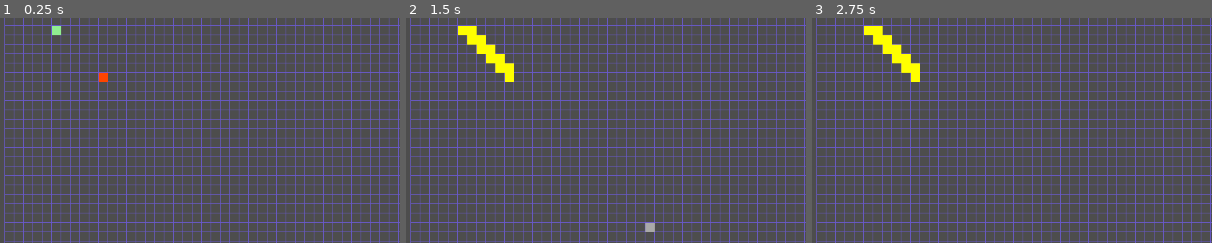
Above: before the commit, frames 1-3 (left to right).
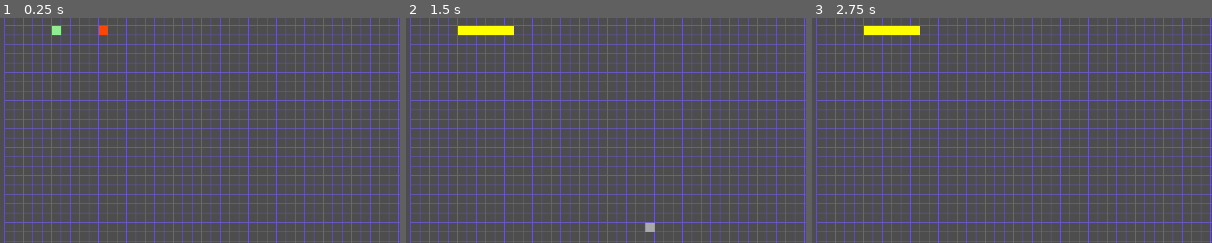
Above: after the commit, the same moments.

Repository: 12xsunx12/a--visualizer
Game: Godot game, scene res://Scenes/main.tscn
The game is run twice, just before and just after one commit, with the same random seed, the same clock (stepped at 60 frames per second) and the same inputs.
Inputs (mouse positions are % of the whole screen's width and height, from its top left):
- Up to frame 1 (0.25 s): no input
- Up to frame 2 (1.5 s): tap Enter (ui_accept) at 0.5, 0.77, 1.25 s; move the mouse to (72, 45) at 0.52 s; tap E (press_e) at 0.6, 1.35 s; click (72, 45) at 0.67 s; move the mouse to (30, 55) at 1.27 s; click (30, 55) at 1.42 s
- Up to frame 3 (2.75 s): tap Enter (ui_accept) at 1.52, 2 s; move the mouse to (60, 28) at 2.02 s; tap E (press_e) at 2.1 s; click (60, 28) at 2.17 s
The pictures show only the part of the screen within x 0-50%, y 9-59%; the shares and areas given below are measured in that part.

The runs differ from the first frame. In frame 1, 0.2% of the frame differs, in the area x 24-27%, y 3-29%; in frame 2, 1.3%, in the area x 15-27%, y 3-29%; in frame 3, 1.3%.

Commit message:
WALLS ARE WORKINGgit status!

Diff:
--- a/Scenes/astar3.gd
+++ b/Scenes/astar3.gd
@@ -13,7 +13,7 @@
 var curr_node: Nod = null 								# popped node being evald
 var pri_que: Array 						# the priority que
 var path: Array = [] 									# the constructed shortest path
-var max_evaluations = 500 								# if astar can't find end in 5000 searches, throw error
+var max_evaluations = 10000 							# if astar can't find end in 5000 searches, throw error
 
 # // - - - - - - - - - - - - - - - - - - - - - - - - -
 func _process(delta):
@@ -46,6 +46,18 @@
 			left_exist = true
 		if node_right.pos == vis_node.pos:
 			right_exist = true
+
+	# see if nodes are a wall
+	for x in Global.grid.size.x:
+		for y in Global.grid.size.y:
+			if Global.grid.is_point_solid(Vector2i(x, y)) && node_right.pos == Vector2i(x, y):
+				right_exist = true
+			if Global.grid.is_point_solid(Vector2i(x, y)) && node_left.pos == Vector2i(x, y):
+				left_exist = true
+			if Global.grid.is_point_solid(Vector2i(x, y)) && node_down.pos == Vector2i(x, y):
+				down_exist = true
+			if Global.grid.is_point_solid(Vector2i(x, y)) && node_up.pos == Vector2i(x, y):
+				up_exist = true
 
 	# add nodes to que
 	if !down_exist:
@@ -108,7 +120,7 @@
 			_get_adj_nodes(curr_node) # explore adjacent nodes
 			_place_lowest_f_at_front() # find lowest f node, and place at front of que
 			path.append(pri_que.front()) # append the chosen node
-			# debug_print_f()
+			debug_print_f()
 			counter += 1
 
 # // - - - - - - - - - - - - - - - - - - - - - - - - -
--- a/Scenes/global.gd
+++ b/Scenes/global.gd
@@ -1,5 +1,6 @@
 extends Node2D
 
 var start_pos 	= Vector2i(5,5)
-var end_pos 	= Vector2i(10,10)
+var end_pos 	= Vector2i(10,5)
 var cell_size 	= Vector2i(15,15) # the size of the actual boxes in the grid
+var grid = AStarGrid2D.new()
--- a/Scenes/grid3.gd
+++ b/Scenes/grid3.gd
@@ -1,7 +1,7 @@
 extends Node2D
 
 # // - - - - - - - - - - - - - - - - - - - - - - - - -
-var grid = AStarGrid2D.new() # the grid object itself
+ # the grid object itself
 var grid_size: Vector2i
 var cell_size = Global.cell_size
 var mouse_pressed = false
@@ -21,8 +21,8 @@
 func _process(delta):
 	if mouse_pressed:
 		var pos = Vector2i(get_global_mouse_position()) / cell_size
-		if grid.is_in_boundsv(pos):
-			grid.set_point_solid(pos, true)
+		if Global.grid.is_in_boundsv(pos):
+			Global.grid.set_point_solid(pos, true)
 		queue_redraw()
 
 
@@ -32,17 +32,17 @@
 # // - - - - - - - - - - - - - - - - - - - - - - - - -
 func _create_grid() -> void:
 	grid_size = Vector2i(get_viewport_rect().size) / cell_size
-	grid.size = grid_size
-	grid.cell_size = cell_size
-	grid.offset = cell_size / 2
-	grid.update()
+	Global.grid.size = grid_size
+	Global.grid.cell_size = cell_size
+	Global.grid.offset = cell_size / 2
+	Global.grid.update()
 
 # // - - - - - - - - - - - - - - - - - - - - - - - - -
 func _draw_grid():
-	for rows in grid.size.x + 1:
+	for rows in Global.grid.size.x + 1:
 		draw_line(Vector2(rows * cell_size.x, 0), Vector2(rows * cell_size.x, grid_size.y * cell_size.y), Color.SLATE_BLUE, 1)
 
-	for columns in grid.size.y + 1:
+	for columns in Global.grid.size.y + 1:
 		draw_line(Vector2(0, columns * cell_size.y), Vector2(grid_size.x * cell_size.x, columns * cell_size.y), Color.SLATE_BLUE, 1)
 
 # // - - - - - - - - - - - - - - - - - - - - - - - - -
@@ -85,13 +85,14 @@
 func _clear_walls():
 	for x in range(grid_size.x):
 		for y in range(grid_size.y):
-			grid.set_point_solid(Vector2i(x, y), false)
+			Global.grid.set_point_solid(Vector2i(x, y), false)
 	queue_redraw()
 	print("Walls cleared!")
 
+# // - - - - - - - - - - - - - - - - - - - - - - - - -
 func _fill_walls():
 	for x in grid_size.x:
 		for y in grid_size.y:
-			if grid.is_point_solid(Vector2i(x, y)):
+			if Global.grid.is_point_solid(Vector2i(x, y)):
 				draw_rect(Rect2(x * cell_size.x, y * cell_size.y, cell_size.x, cell_size.y), Color.DARK_GRAY)
 	queue_redraw()
--- a/Scenes/node.gd
+++ b/Scenes/node.gd
@@ -30,15 +30,15 @@
 
 # // - - - - - - - - - - - - - - - - - - - - - - - - -
 func _calculate_g_manhat() -> float:
-	var a = Global.end_pos.x - pos.x
-	var b = Global.end_pos.y - pos.y
+	var a = Global.start_pos.x - pos.x
+	var b = Global.start_pos.y - pos.y
 	var c = a + b
 	return c
 
 # // - - - - - - - - - - - - - - - - - - - - - - - - -
 func _calculate_h_manhat() -> float:
-	var a = pos.x - Global.start_pos.x
-	var b = pos.y - Global.start_pos.y
+	var a = pos.x - Global.end_pos.x
+	var b = pos.y - Global.end_pos.y
 	var c = a + b
 	return c
 
